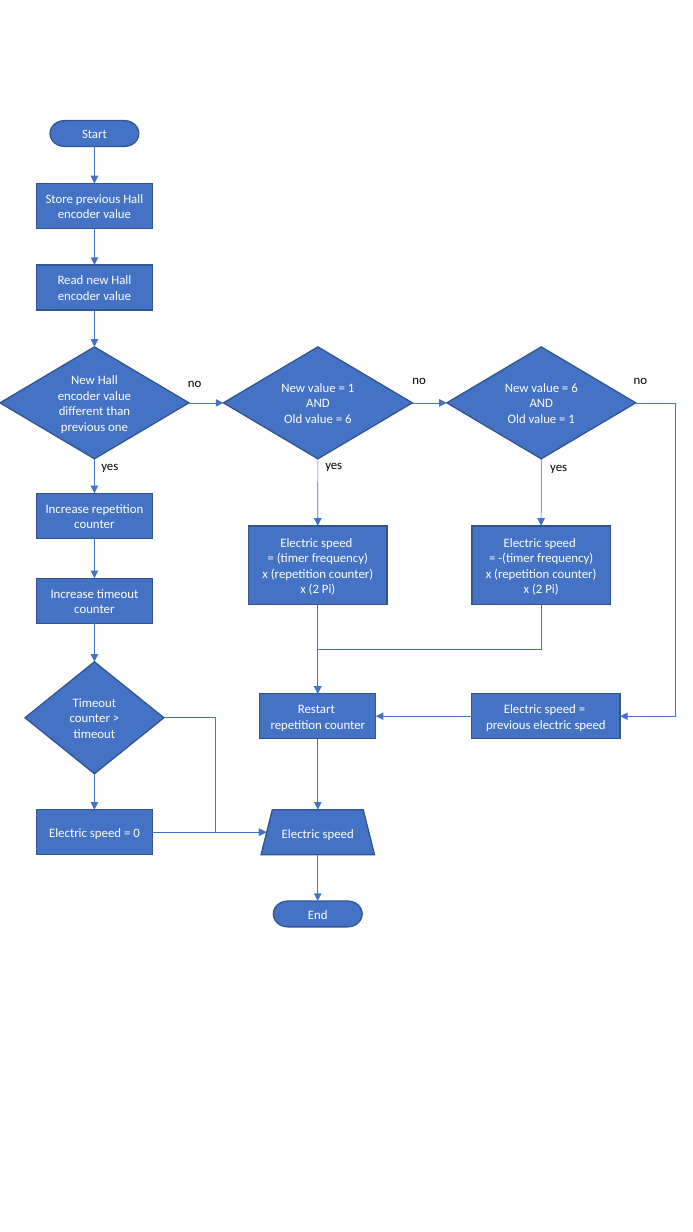
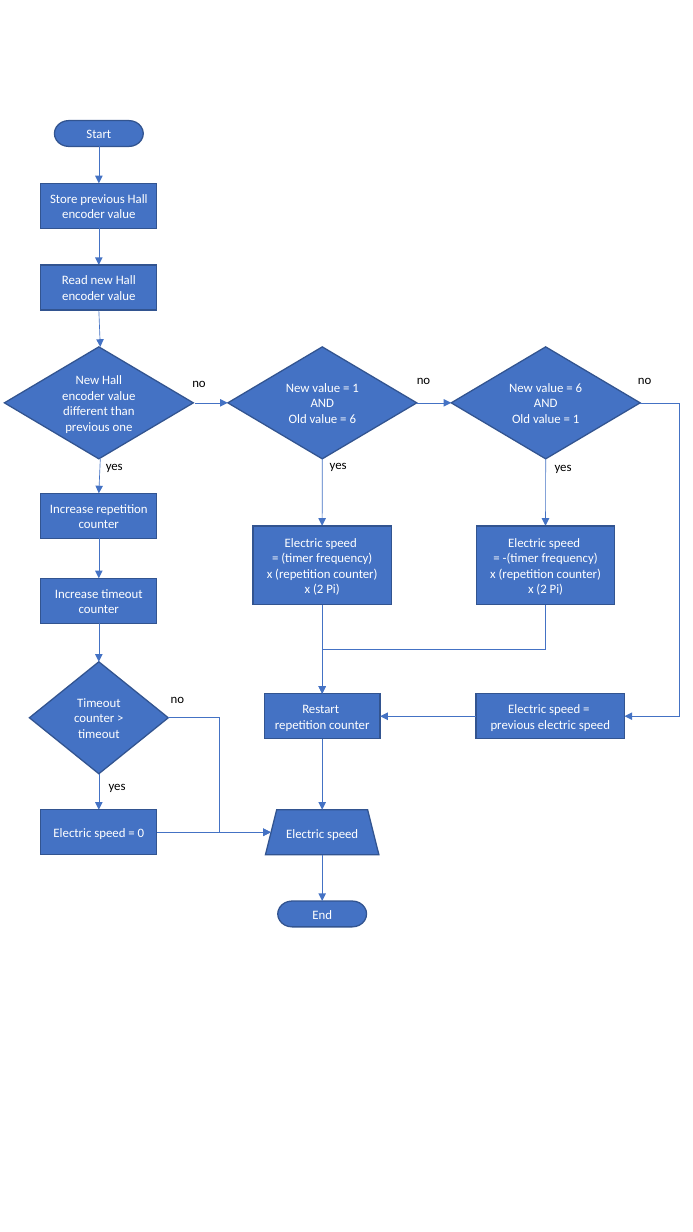
Before and after one commit to SAHARVM/PolimiEmbedded, a slide deck: slide 1 of 004_LaTeX/MOTOR_CONTROLLER_THESIS/TEXT/Images/flowcharts/flowcharts.pptx. Drawn at 693x1232 pixels with LibreOffice and Linux fonts; fonts in the diff are those of the drawing. Boxes give left, top, right and bottom in pixels: in the first picture for what was removed or moved away, otherwise in the second. Text is boxed around its words. In the diff, an @@ line names an element or a change of style, - is before the commit and + after.

```diff
--- a/004_LaTeX/MOTOR_CONTROLLER_THESIS/TEXT/Images/flowcharts/flowcharts.pptx
+++ b/004_LaTeX/MOTOR_CONTROLLER_THESIS/TEXT/Images/flowcharts/flowcharts.pptx
@@ 16 arrows, 9 rectangles, 6 texts, 4 diamonds, 3 elbow arrows, 2 pill shapes, 1 trapezoid: place and size @@
-16 arrows, 9 rectangles, 6 texts, 4 diamonds, 3 elbow arrows, 2 pill shapes, 1 trapezoid at [0, 121, 675, 927]
+16 arrows, 9 rectangles, 6 texts, 4 diamonds, 3 elbow arrows, 2 pill shapes, 1 trapezoid at [5, 121, 680, 927]
@@ text added at [171, 696, 184, 703], 10 pt, text #000000 @@
+no
@@ text added at [109, 783, 126, 792], 10 pt, text #000000 @@
+yes
```
Also in this commit, not shown: 34 other files.
